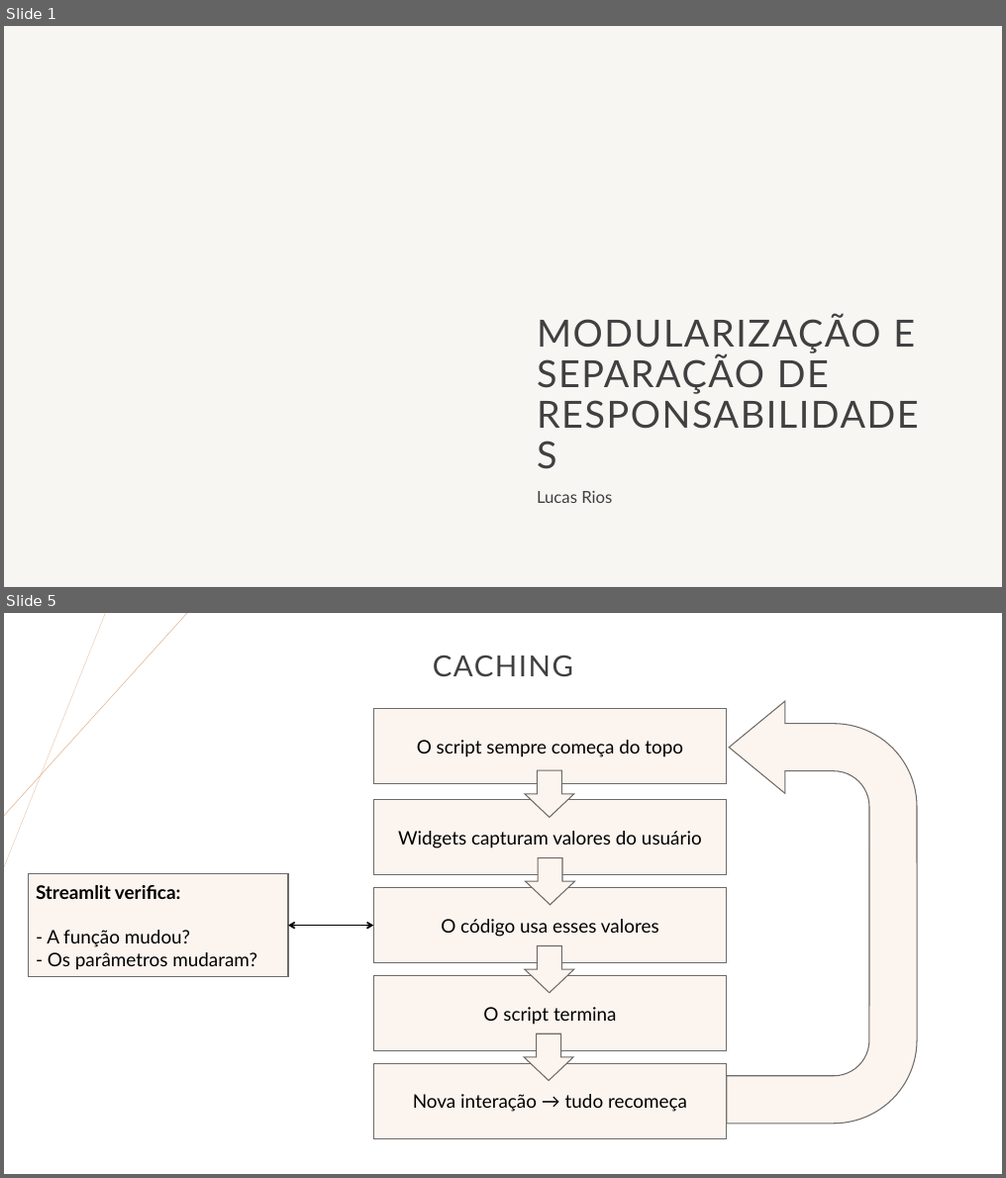
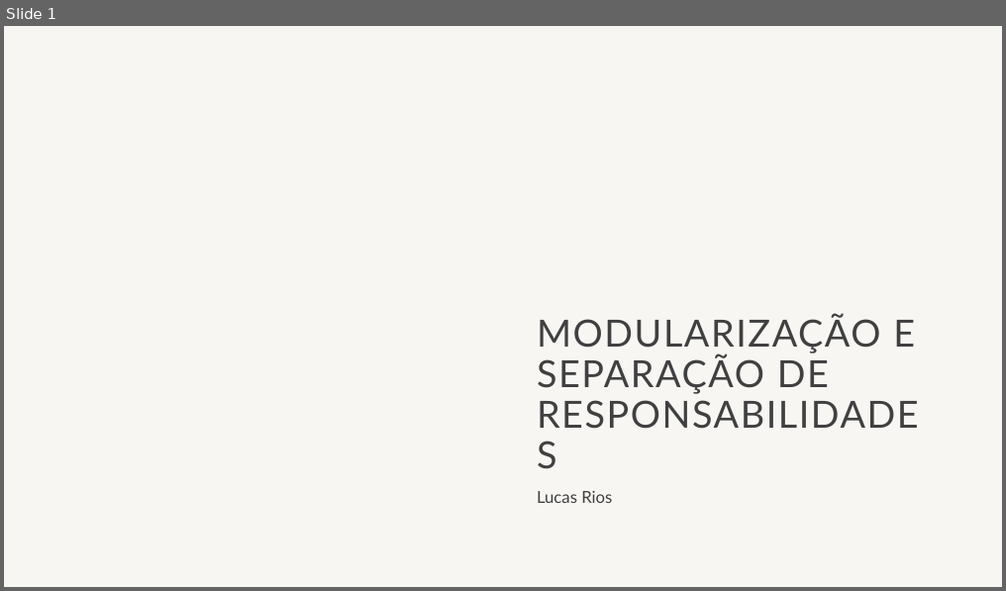
Before and after one commit to LucasRios/FIAP, a slide deck: Aula06/Aula6.pptx. Shown one above the other, each under a label of ours: slides 1 and 5 before the commit, slide 1 after it; the slides between them are not shown. The pictures are 1006x1178 and 1006x591 pixels, drawn with LibreOffice and Linux fonts; fonts in the diff are those of the drawing; background and template pictures are left out. Boxes give left, top, right and bottom in pixels: in the first picture for what was removed or moved away, otherwise in the second. Text is boxed around its words. In the diff, an @@ line names an element or a change of style, - is before the commit and + after.

```diff
--- a/Aula06/Aula6.pptx
+++ b/Aula06/Aula6.pptx
@@ slide 5 removed at [4,613,1002,1174], background #FFFFFF @@
@@ line removed from (105, 613) to (4, 867) @@
@@ line removed from (187, 613) to (4, 816) @@
@@ title removed at [433,655,573,676] @@
-CACHING
@@ uturn arrow removed at [727,701,917,1124] @@
@@ rectangle removed at [374,709,727,783] @@
-O script sempre começa do topo
@@ down arrow removed at [525,771,574,818] @@
@@ rectangle removed at [374,800,727,875] @@
-Widgets capturam valores do usuário
@@ rectangle removed at [29,874,288,977] @@
-Streamlit verifica:
-- A função mudou?
-- Os parâmetros mudaram?
@@ down arrow removed at [526,858,575,905] @@
@@ rectangle removed at [374,888,727,962] @@
-O código usa esses valores
@@ double arrow removed from (374, 925) to (288, 925) @@
@@ down arrow removed at [525,947,574,993] @@
@@ rectangle removed at [374,976,727,1051] @@
-O script termina
@@ down arrow removed at [525,1035,573,1081] @@
@@ rectangle removed at [374,1064,727,1140] @@
-Nova interação → tudo recomeça
```
Also in this commit, not shown: 23 slides added, 14 other slides removed.
